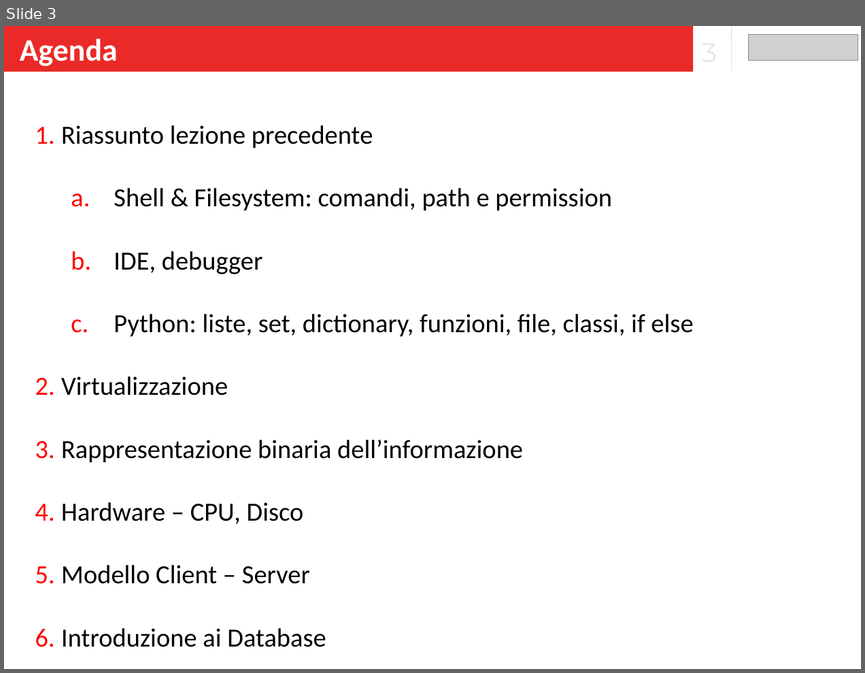
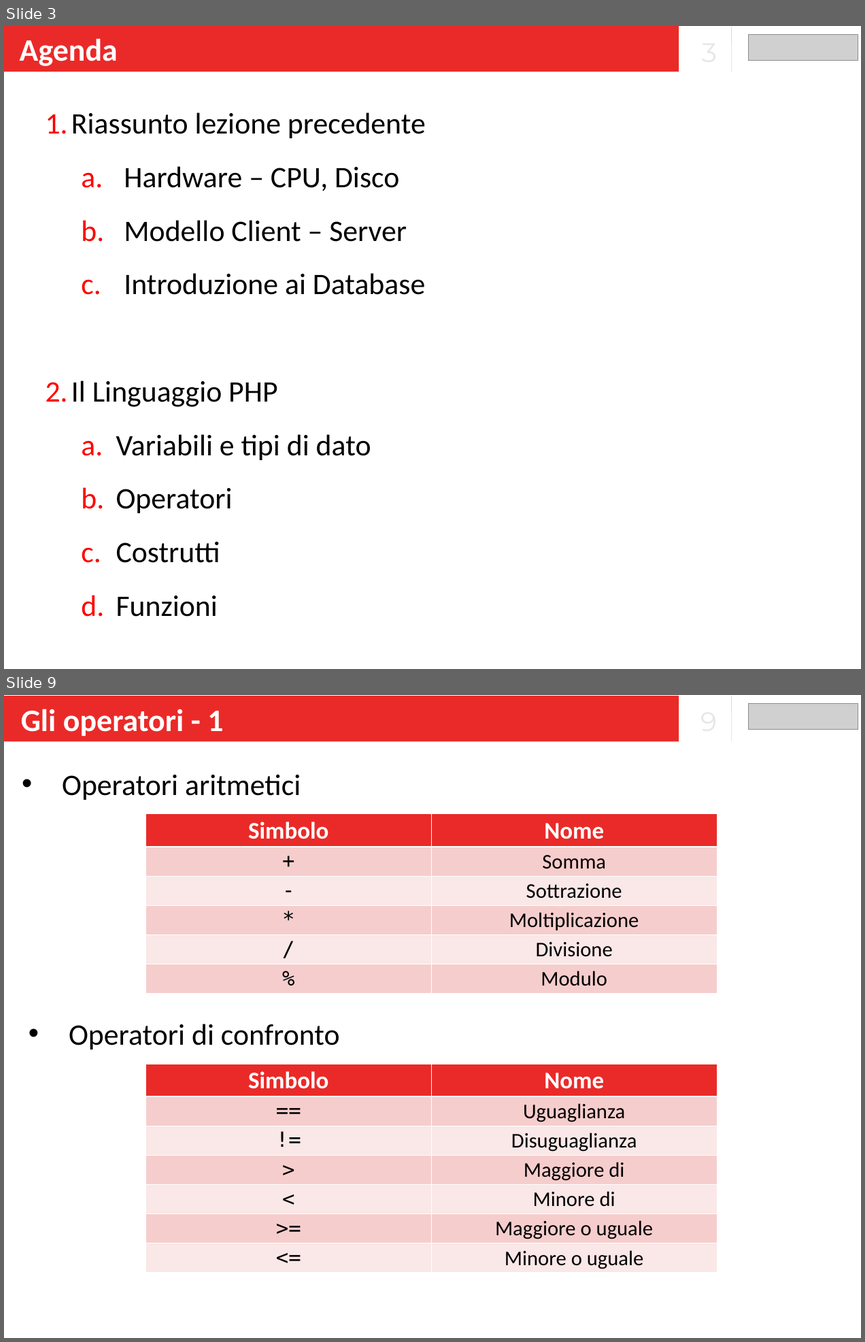
Before and after one commit to banzaiberry/leonardo, a slide deck: Lezioni_5_6_7/Lezione_5/Slide.pptx. Shown one above the other, each under a label of ours: slide 3 before the commit, slides 3 and 9 after it; the slides between them are not shown. The pictures are 865x673 and 865x1342 pixels, drawn with LibreOffice and Linux fonts; fonts in the diff are those of the drawing; grey boxes stand for pictures. Boxes give left, top, right and bottom in pixels: in the first picture for what was removed or moved away, otherwise in the second. Text is boxed around its words. In the diff, an @@ line names an element or a change of style, - is before the commit and + after.

```diff
--- a/Lezioni_5_6_7/Lezione_5/Slide.pptx
+++ b/Lezioni_5_6_7/Lezione_5/Slide.pptx
@@ slide 9 added at [4, 695, 861, 1338], background #FFFFFF @@
@@ rectangle added at [4, 696, 679, 741], fill #EA2A28, 52.5 pt, text #FFFFFF, bold @@
+Gli operatori - 1
@@ line added from (732, 696) to (732, 741), #DBDBDB 1 pt @@
@@ picture added at [748, 704, 858, 729] @@
@@ text added at [62, 774, 300, 800], 50 pt, text #000000 @@
+• Operatori aritmetici
@@ table added at [146, 814, 717, 993], 6 rows, 2 columns @@
+Simbolo | Nome
++ | Somma
+- | Sottrazione
+* | Moltiplicazione
+/ | Divisione
+% | Modulo
@@ text added at [69, 1023, 340, 1049], 50 pt, text #000000 @@
+• Operatori di confronto
@@ table added at [146, 1064, 717, 1272], 7 rows, 2 columns @@
+Simbolo | Nome
+== | Uguaglianza
+!= | Disuguaglianza
+> | Maggiore di
+< | Minore di
+>= | Maggiore o uguale
+<= | Minore o uguale
@@ slide 3 changed as well @@
@@ rectangle "Agenda": place and size @@
-rectangle "Agenda" at [4, 26, 694, 72]
+rectangle "Agenda" at [4, 26, 679, 72]
@@ text "Riassunto lezione precedente": place and size @@
-text "Riassunto lezione precedente" at [61, 125, 693, 647]
+text "Riassunto lezione precedente" at [71, 112, 426, 616]
@@ text at [71, 112, 426, 295]: size 44 to 50 pt in "Riassunto lezione precedente", "Hardware – CPU, Disco", "Modello Client – Server", "Introduzione ai Database"; line spacing 2 to 1.5; bullet 1. to a.; list level 2 to 3 in "Hardware – CPU, Disco"; list level 2 to 3 in "Modello Client – Server"; list level 2 to 3 in "Introduzione ai Database" @@
@@ text at [61, 188, 693, 463]: paragraphs removed @@
-    a. Shell & Filesystem: comandi, path e permission
-    b. IDE, debugger
-    c. Python: liste, set, dictionary, funzioni, file, classi, if else
-  2. Virtualizzazione
-  3. Rappresentazione binaria dell’informazione
@@ text at [71, 380, 371, 616]: paragraphs added @@
+  2. Il Linguaggio PHP
+    a. Variabili e tipi di dato
+    b. Operatori
+    c. Costrutti
+    d. Funzioni
```
Also in this commit, not shown: 3 other slides changed, 12 other slides added, 1 slide removed, 1 other file.
